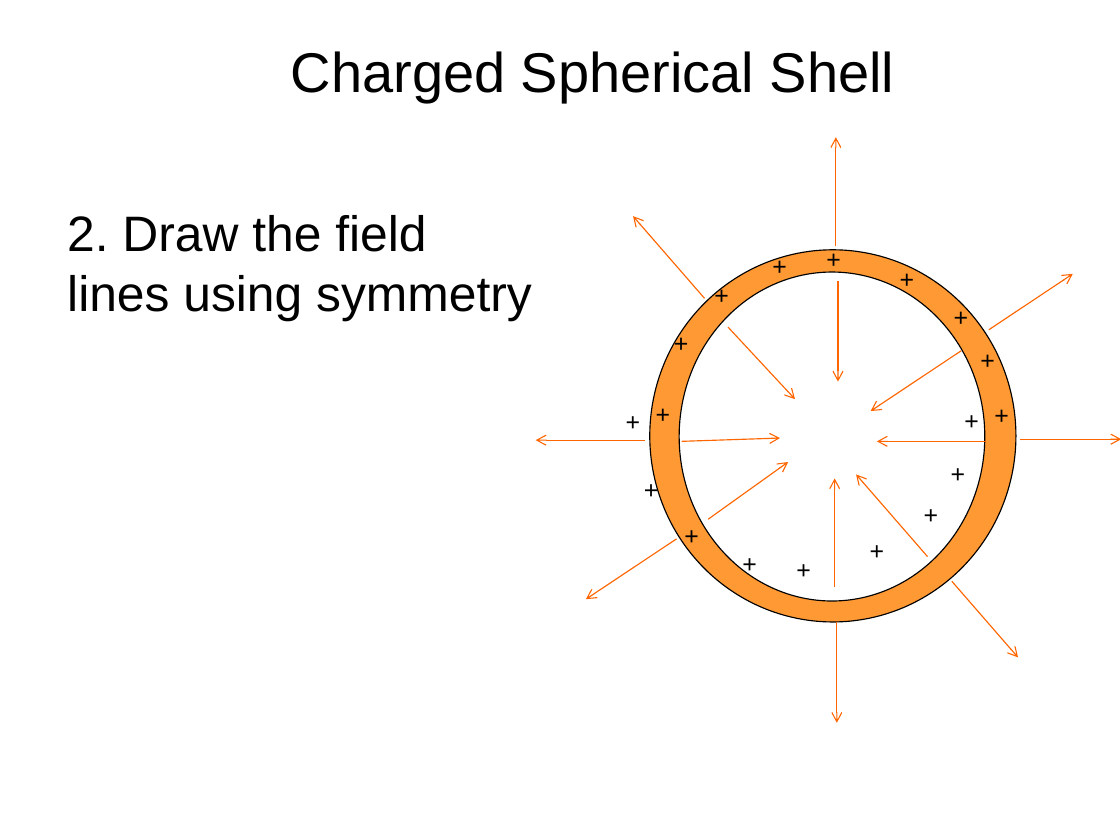
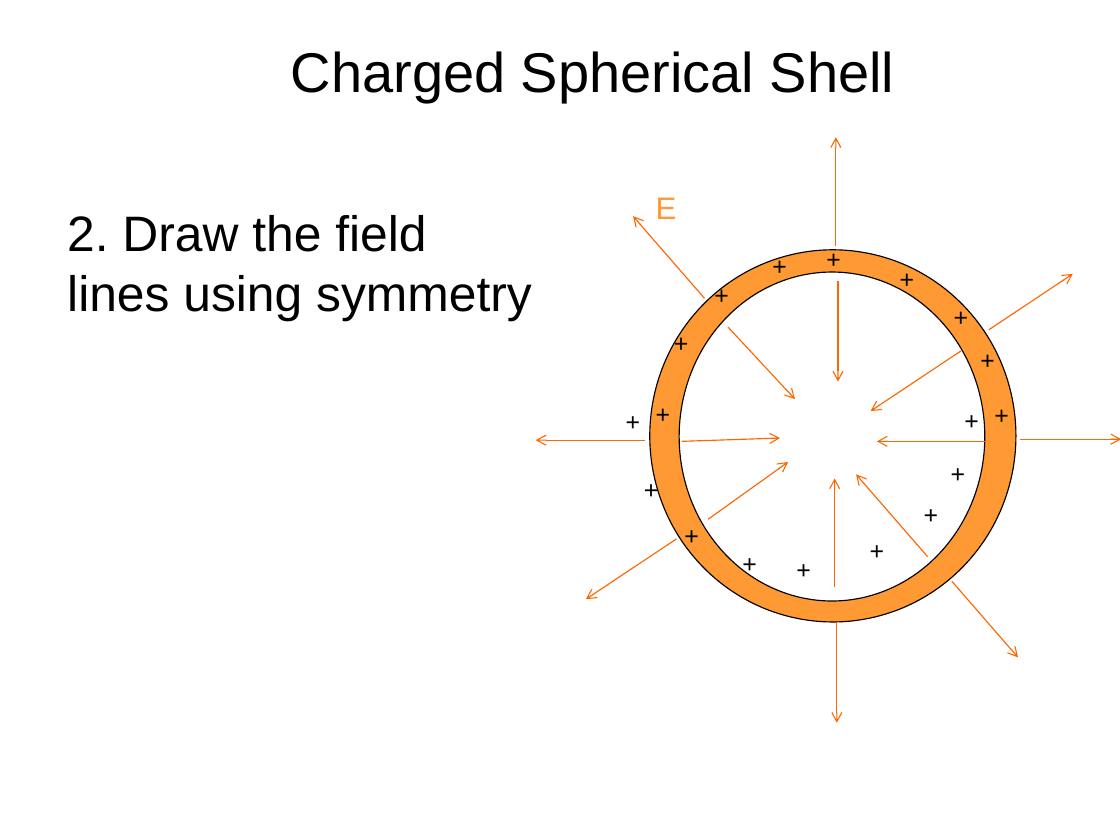
Before and after one commit to rtlines/PH223-Engineering-Physics, a slide deck: slide 17 of Slides/PH223_Lecture_08.pptx. Drawn at 1120x840 pixels with LibreOffice and Linux fonts; fonts in the diff are those of the drawing. Boxes give left, top, right and bottom in pixels: in the first picture for what was removed or moved away, otherwise in the second. Text is boxed around its words. In the diff, an @@ line names an element or a change of style, - is before the commit and + after.

```diff
--- a/Slides/PH223_Lecture_08.pptx
+++ b/Slides/PH223_Lecture_08.pptx
@@ text added at bbox=[656, 197, 677, 219], 20 pt, text #FF9933 @@
+E
```
Also in this commit, not shown: 1 other slide changed, 3 slides added, 2 slides removed, 22 other files.
